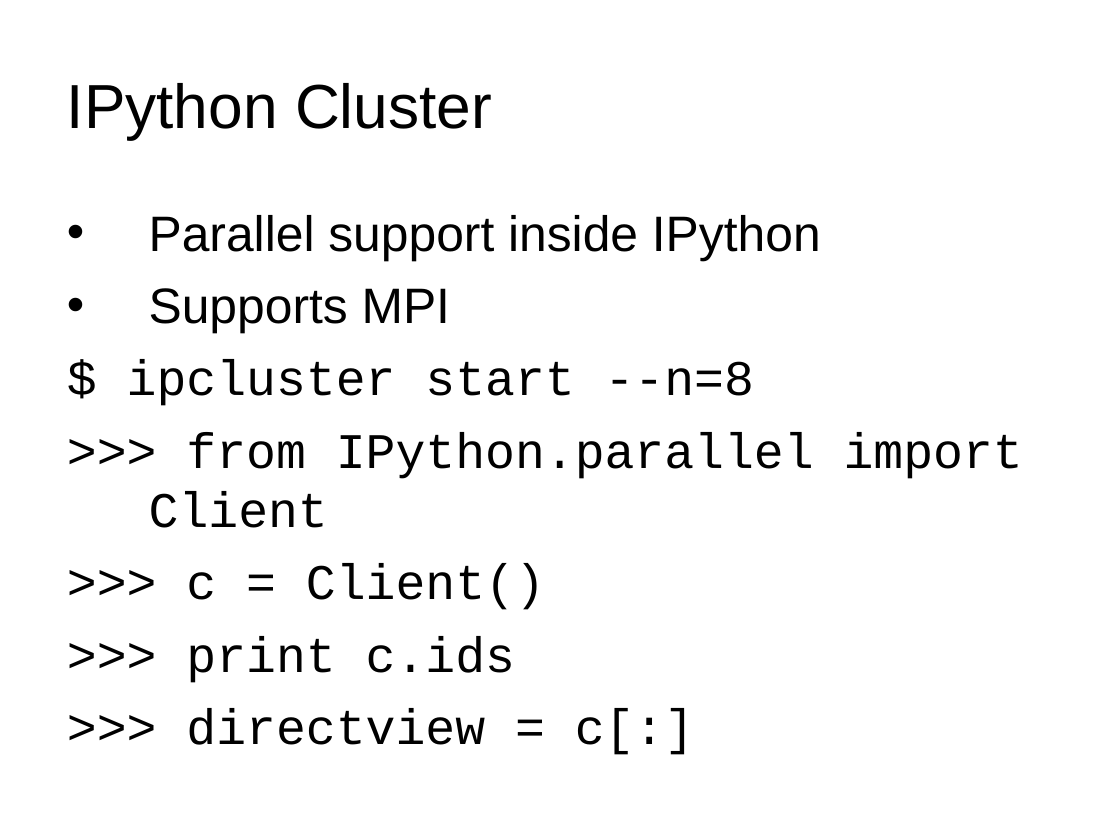
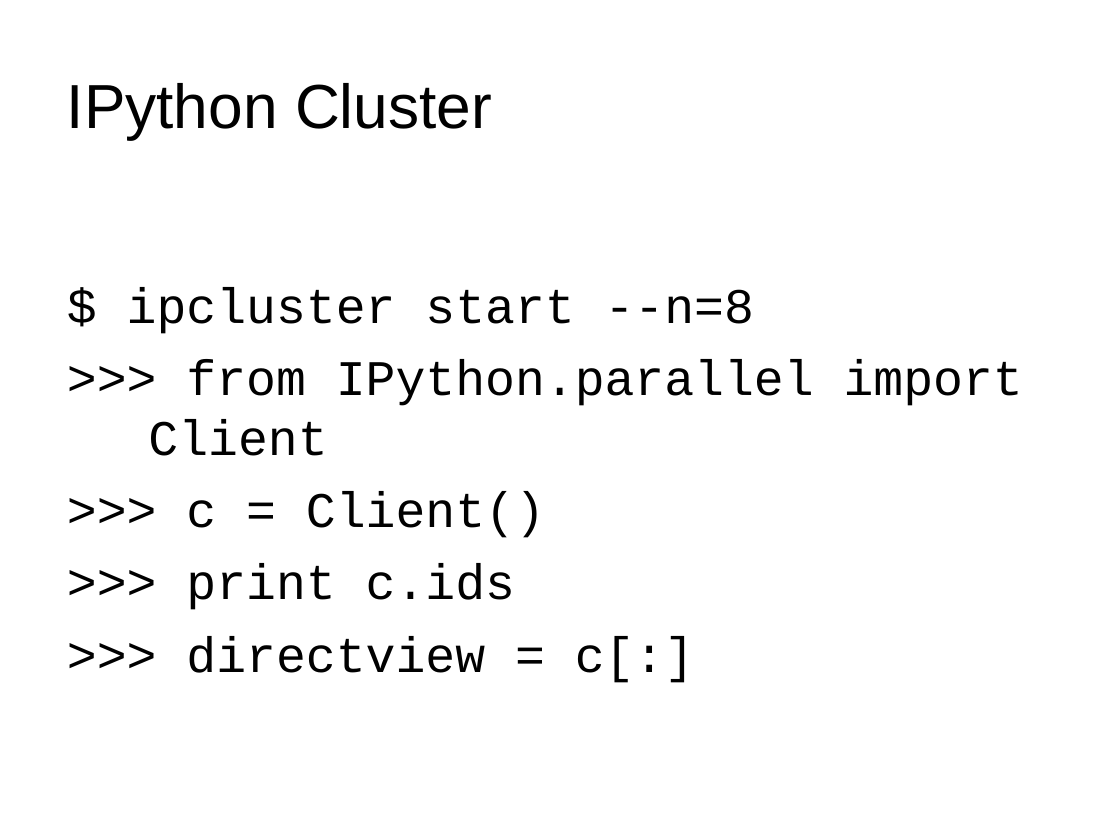
Before and after one commit to ianozsvald/ParallelPython_EuroSciPy2012, a slide deck: slide 29 of ParallelPython_EuroSciPy2012.ppt (slide 28 before the commit). Drawn at 1120x840 pixels with LibreOffice and Linux fonts; fonts in the diff are those of the drawing; background and template pictures are left out. Boxes give left, top, right and bottom in pixels: in the first picture for what was removed or moved away, otherwise in the second. Text is boxed around its words. In the diff, an @@ line names an element or a change of style, - is before the commit and + after.

```diff
--- a/ParallelPython_EuroSciPy2012.ppt
+++ b/ParallelPython_EuroSciPy2012.ppt
@@ text at (x1=149, y1=215, x2=821, y2=334): paragraphs removed @@
-• Parallel support inside IPython
-• Supports MPI
```
Also in this commit, not shown: 1 other slide changed, 2 slides added, 1 slide removed, 1 other file.
